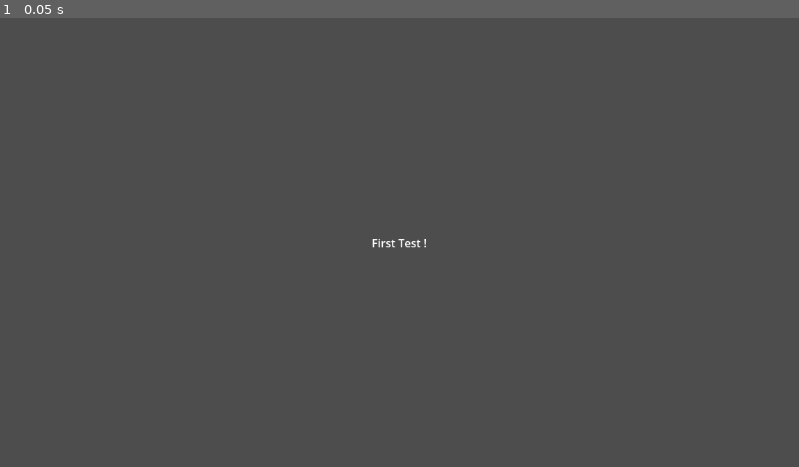
Above: before the commit, frame 1.
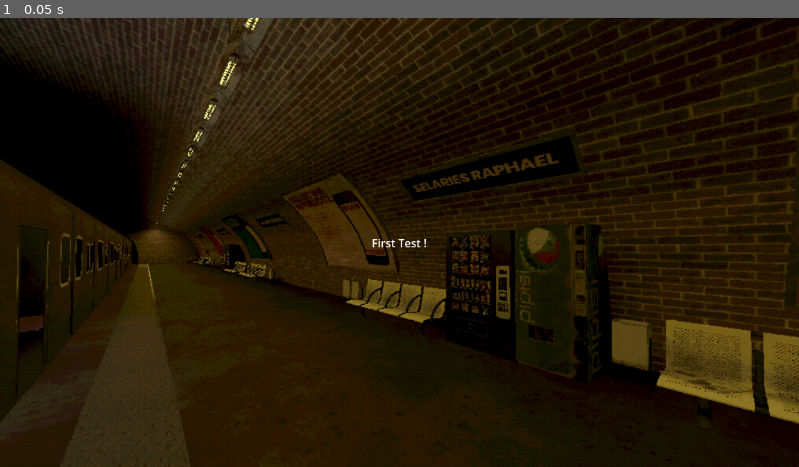
Above: after the commit, the same moment.

Repository: RSelaries/Godot-Portfolio
Game: Godot game, scene res://main.tscn
Same seed, same stepped clock (60 frames per second), same inputs: the game is played once before the commit and once after it.
Inputs:
- Up to frame 1 (0.05 s): no input

The runs differ from the first frame. In frame 1, 100% of the frame differs, in the area x 0-100%, y 0-100%.

Commit message:
Added a background to main page

Diff:
--- a/main.tscn
+++ b/main.tscn
@@ -1,4 +1,6 @@
-[gd_scene format=3 uid="uid://s8imoh13hmui"]
+[gd_scene load_steps=2 format=3 uid="uid://s8imoh13hmui"]
+
+[ext_resource type="Texture2D" uid="uid://dlntch0gyqv2s" path="res://background.png" id="1_1ujt7"]
 
 [node name="Main" type="Control"]
 layout_mode = 3
@@ -7,6 +9,16 @@
 anchor_bottom = 1.0
 grow_horizontal = 2
 grow_vertical = 2
+
+[node name="TextureRect" type="TextureRect" parent="."]
+layout_mode = 1
+anchors_preset = 15
+anchor_right = 1.0
+anchor_bottom = 1.0
+grow_horizontal = 2
+grow_vertical = 2
+texture = ExtResource("1_1ujt7")
+stretch_mode = 6
 
 [node name="Label" type="Label" parent="."]
 layout_mode = 1
Not shown, changed: docs/index.html
Not shown, changed: docs/index.js
Not shown, changed: docs/index.pck
Not shown, changed: docs/index.wasm
